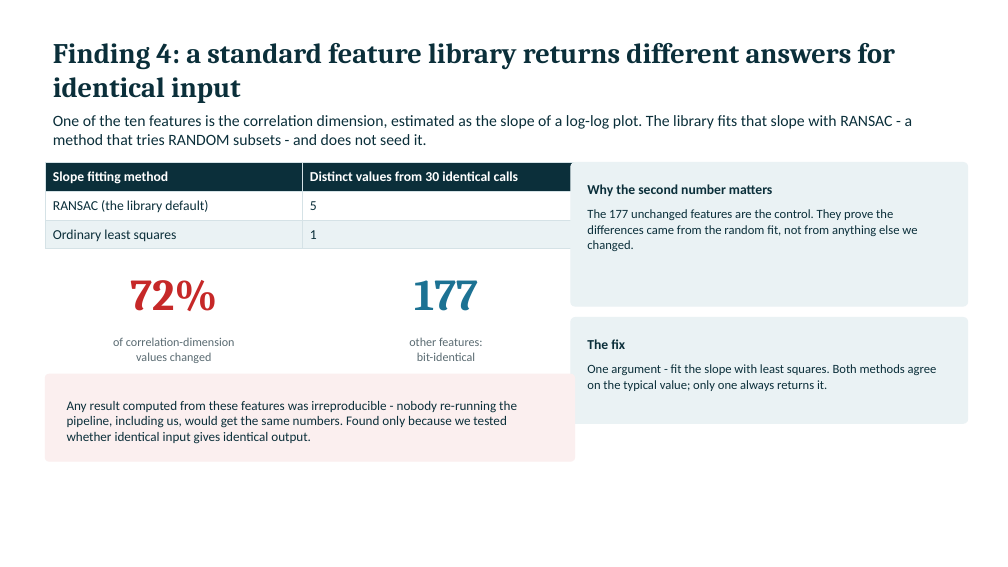
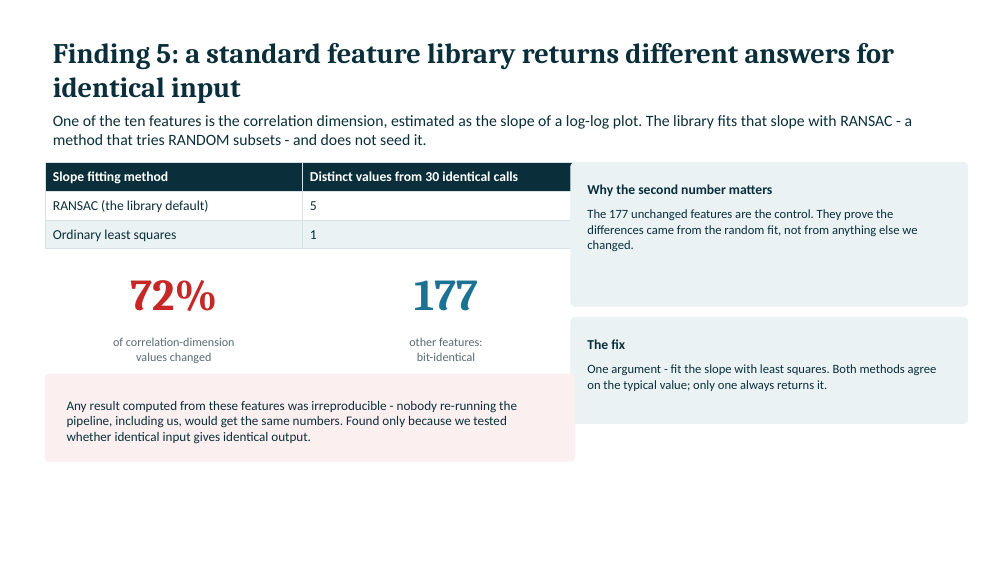
Before and after one commit to navtesh21/btp-project, a slide deck: slide 15 of BTP_presentation.pptx (slide 14 before the commit). Drawn at 1008x567 pixels with LibreOffice and Linux fonts; fonts in the diff are those of the drawing. Boxes give left, top, right and bottom in pixels: in the first picture for what was removed or moved away, otherwise in the second. Text is boxed around its words. In the diff, an @@ line names an element or a change of style, - is before the commit and + after.

```diff
--- a/BTP_presentation.pptx
+++ b/BTP_presentation.pptx
@@ text at <box>53,43,894,103</box>: text changed @@
-Finding 4: a standard feature library returns different answers for identical input
+Finding 5: a standard feature library returns different answers for identical input
```
Also in this commit, not shown: 1 slide added, 20 other files.
